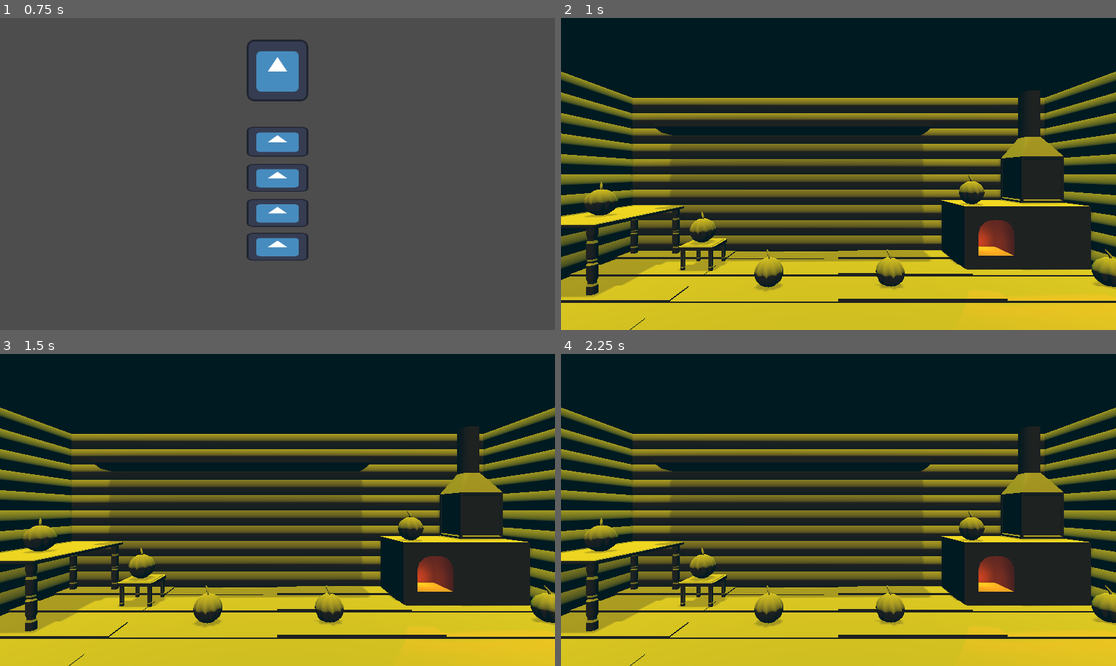
Above: before the commit, frames 1-4 (two rows, left to right).
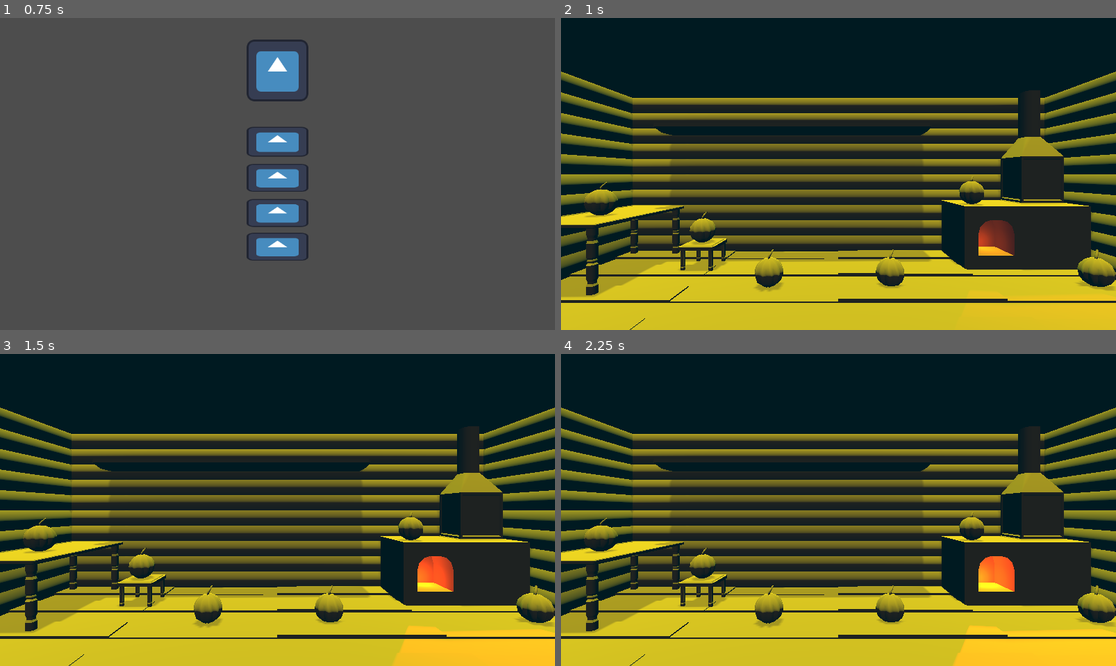
Above: after the commit, the same moments.

Repository: gshadows/natalie-and-1000-devils
Game: Godot game, scene res://main.tscn
Same seed, same stepped clock (60 frames per second), same inputs: the game is played once before the commit and once after it. The engine's default icon, where the game draws it, is replaced by a stand-in: a white triangle on a blue panel in a dark square.
Inputs (mouse positions are in pixels of both pictures, inside the frame that each line leads up to):
- Up to frame 1 (0.75 s): click (277, 142) at 0.5 s
- Up to frame 2 (1 s): no input
- Up to frame 3 (1.5 s): move the mouse to (399, 494) at 1.27 s
- Up to frame 4 (2.25 s): tap Enter at 2 s; move the mouse to (727, 525) at 2.02 s

Frame 1 is identical in both runs. In frame 2, 0.7% of the frame differs, in the area x 4-100%, y 50-88%; in frame 3, 3.6%; in frame 4, 3.7%, in the area x 4-100%, y 50-100%.

Commit message:
Add Jar material, fire light animation,

Diff:
--- a/game/level_01.tscn
+++ b/game/level_01.tscn
@@ -12,6 +12,23 @@
 ambient_light_source = 2
 ambient_light_color = Color(0.00784314, 0.101961, 0.129412, 1)
 reflected_light_source = 1
+
+[sub_resource type="GDScript" id="GDScript_luxmw"]
+script/source = "extends OmniLight3D
+
+const MAX_ENERGY := 1.5
+const MIN_TIME := 0.1
+const MAX_TIME := 0.5
+
+func _ready() -> void:
+	var timer = Timer.new()
+	timer.one_shot = true
+	add_child(timer)
+	while true:
+		timer.start(randf_range(MIN_TIME, MAX_TIME))
+		await timer.timeout
+		light_energy = randf() * MAX_ENERGY
+"
 
 [node name="Level-01" type="Node3D" node_paths=PackedStringArray("shelf_left", "shelf_right")]
 transform = Transform3D(1, 0, 0, 0, 1, 0, 0, 0, 1, 0, 0, 0.761632)
@@ -57,6 +74,7 @@
 light_size = 0.28
 shadow_enabled = true
 shadow_blur = 0.0
+script = SubResource("GDScript_luxmw")
 
 [node name="Camera3D" type="Camera3D" parent="."]
 transform = Transform3D(1, 0, 0, 0, 1, 0, 0, 0, 1, 0, 1.51013, 3.39367)
@@ -83,7 +101,7 @@
 transform = Transform3D(1, 0, 0, 0, 0.999838, -0.0179985, 0, 0.0179985, 0.999838, 2.24155, 1.0057, -0.525545)
 
 [node name="Pumpkin4" parent="Pumpkins" instance=ExtResource("7_dqhku")]
-transform = Transform3D(1, 0, 0, 0, 0.999838, -0.0179985, 0, 0.0179985, 0.999838, 3.71598, -0.02127, 0.359028)
+transform = Transform3D(1, 0, 0, 0, 0.999838, -0.0179985, 0, 0.0179985, 0.999838, 3.51968, -0.02127, 0.359028)
 
 [node name="Pumpkin5" parent="Pumpkins" instance=ExtResource("7_dqhku")]
 transform = Transform3D(1, 0, 0, 0, 0.999838, -0.0179985, 0, 0.0179985, 0.999838, -0.948244, -0.02127, 0.359028)
--- a/items/devil.tscn
+++ b/items/devil.tscn
@@ -1,18 +1,8 @@
-[gd_scene load_steps=6 format=3 uid="uid://b3vj7i1dd5uyk"]
+[gd_scene load_steps=7 format=3 uid="uid://b3vj7i1dd5uyk"]
 
 [ext_resource type="PackedScene" uid="uid://bg28fqf8y65fp" path="res://models/devil.glb" id="1_cj1p6"]
 [ext_resource type="Script" path="res://items/devil.gd" id="2_hj5l0"]
-
-[sub_resource type="Animation" id="Animation_j31vy"]
-resource_name = "sharoebica"
-length = 2.0
-tracks/0/type = "scale_3d"
-tracks/0/imported = false
-tracks/0/enabled = true
-tracks/0/path = NodePath("Devil")
-tracks/0/interp = 0
-tracks/0/loop_wrap = true
-tracks/0/keys = PackedFloat32Array(0, 1, 1, 1, 1, 0.5, 1, -1, 1, 1, 1, 1, 1, 1, 1, 1.5, 1, -1, 1, 1, 2, 1, 1, 1, 1)
+[ext_resource type="PackedScene" uid="uid://jxf7q2ecq3dj" path="res://items/jar.tscn" id="3_em54j"]
 
 [sub_resource type="Animation" id="Animation_62a4j"]
 resource_name = "jumping"
@@ -26,6 +16,17 @@
 tracks/0/loop_wrap = true
 tracks/0/keys = PackedFloat32Array(0, 1, 0, 0, 0, 0.15, 1, 0, 0.0700581, 0, 0.3, 1, 0, 0, 0, 0.45, 1, 0, 0.0700581, 0, 0.6, 1, 0, 0, 0, 0.75, 1, 0, 0.0700581, 0, 0.9, 1, 0, 0, 0)
 
+[sub_resource type="Animation" id="Animation_j31vy"]
+resource_name = "sharoebica"
+length = 2.0
+tracks/0/type = "scale_3d"
+tracks/0/imported = false
+tracks/0/enabled = true
+tracks/0/path = NodePath("Devil")
+tracks/0/interp = 0
+tracks/0/loop_wrap = true
+tracks/0/keys = PackedFloat32Array(0, 1, 1, 1, 1, 0.5, 1, -1, 1, 1, 1, 1, 1, 1, 1, 1.5, 1, -1, 1, 1, 2, 1, 1, 1, 1)
+
 [sub_resource type="AnimationLibrary" id="AnimationLibrary_vidx6"]
 _data = {
 "jumping": SubResource("Animation_62a4j"),
@@ -35,11 +36,16 @@
 [node name="Devil" instance=ExtResource("1_cj1p6")]
 script = ExtResource("2_hj5l0")
 
-[node name="AnimationPlayer" type="AnimationPlayer" parent="." index="1"]
+[node name="Devil" parent="." index="0"]
+transform = Transform3D(0.75, 0, 0, 0, 1, 0, 0, 0, 1, 0, 0, 0)
+
+[node name="Jar" parent="." index="1" instance=ExtResource("3_em54j")]
+
+[node name="AnimationPlayer" type="AnimationPlayer" parent="." index="2"]
 libraries = {
 "": SubResource("AnimationLibrary_vidx6")
 }
 
-[node name="AudioStreamPlayer" type="AudioStreamPlayer" parent="." index="2"]
+[node name="AudioStreamPlayer" type="AudioStreamPlayer" parent="." index="3"]
 
-[node name="Timer" type="Timer" parent="." index="3"]
+[node name="Timer" type="Timer" parent="." index="4"]
--- a/items/jar.tscn
+++ b/items/jar.tscn
@@ -1,5 +1,9 @@
-[gd_scene load_steps=2 format=3 uid="uid://jxf7q2ecq3dj"]
+[gd_scene load_steps=3 format=3 uid="uid://jxf7q2ecq3dj"]
 
 [ext_resource type="PackedScene" uid="uid://5hwhj0mslde8" path="res://models/jar.glb" id="1_mhdkw"]
+[ext_resource type="Material" uid="uid://b0xnt4l0tu2vc" path="res://models/mat_jar.tres" id="2_6g0jl"]
 
 [node name="Jar" instance=ExtResource("1_mhdkw")]
+
+[node name="Jar3" parent="." index="0"]
+surface_material_override/0 = ExtResource("2_6g0jl")
--- a/items/pumpkin.gd
+++ b/items/pumpkin.gd
@@ -45,6 +45,7 @@
 	_size_left -= 1
 	_play(_snd_bite)
 	if _size_left <= 0:
+		get_parent().remove_child(self)
 		finished.emit()
 		queue_free()
 		return
--- a/items/pumpkin.tscn
+++ b/items/pumpkin.tscn
@@ -27,14 +27,11 @@
 script = ExtResource("1_6t7oy")
 
 [node name="Pumpkin1" parent="." instance=ExtResource("2_y2g02")]
-transform = Transform3D(-4.37114e-08, 0, 1, 0, 1, 0, -1, 0, -4.37114e-08, 0, 0, 0)
 
 [node name="Pumpkin13" parent="." instance=ExtResource("3_27ei0")]
-transform = Transform3D(-4.37114e-08, 0, 1, 0, 1, 0, -1, 0, -4.37114e-08, 0, 0, 0)
 visible = false
 
 [node name="Pumpkin23" parent="." instance=ExtResource("4_i8bgn")]
-transform = Transform3D(-4.37114e-08, 0, 1, 0, 1, 0, -1, 0, -4.37114e-08, 0, 0, 0)
 visible = false
 
 [node name="AnimationPlayer" type="AnimationPlayer" parent="."]
--- /dev/null
+++ b/models/mat_jar.tres
@@ -0,0 +1,14 @@
+[gd_resource type="StandardMaterial3D" format=3 uid="uid://b0xnt4l0tu2vc"]
+
+[resource]
+transparency = 1
+no_depth_test = true
+disable_ambient_light = true
+albedo_color = Color(1, 1, 1, 0.301961)
+metallic = 0.75
+roughness = 0.13
+rim_enabled = true
+anisotropy = -0.77
+refraction_enabled = true
+refraction_scale = 0.01
+disable_receive_shadows = true
--- a/project.godot
+++ b/project.godot
@@ -64,5 +64,4 @@
 
 [rendering]
 
-renderer/rendering_method="mobile"
 renderer/rendering_method.mobile="gl_compatibility"
Not shown: 1 places in game/level_01.tscn that only renumber resources
Binary file changed: models/jar.glb
